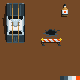
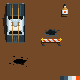
Layered file, before and after one edit (80×80). Changes by layer:
added layer "Obstacle_2" above "Car" over box(9, 56, 28, 67)
